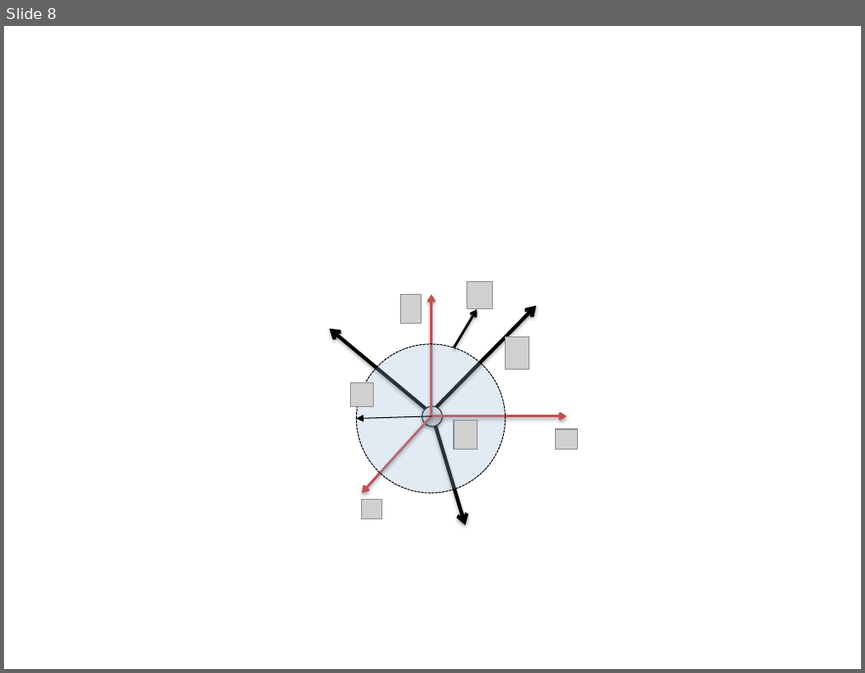
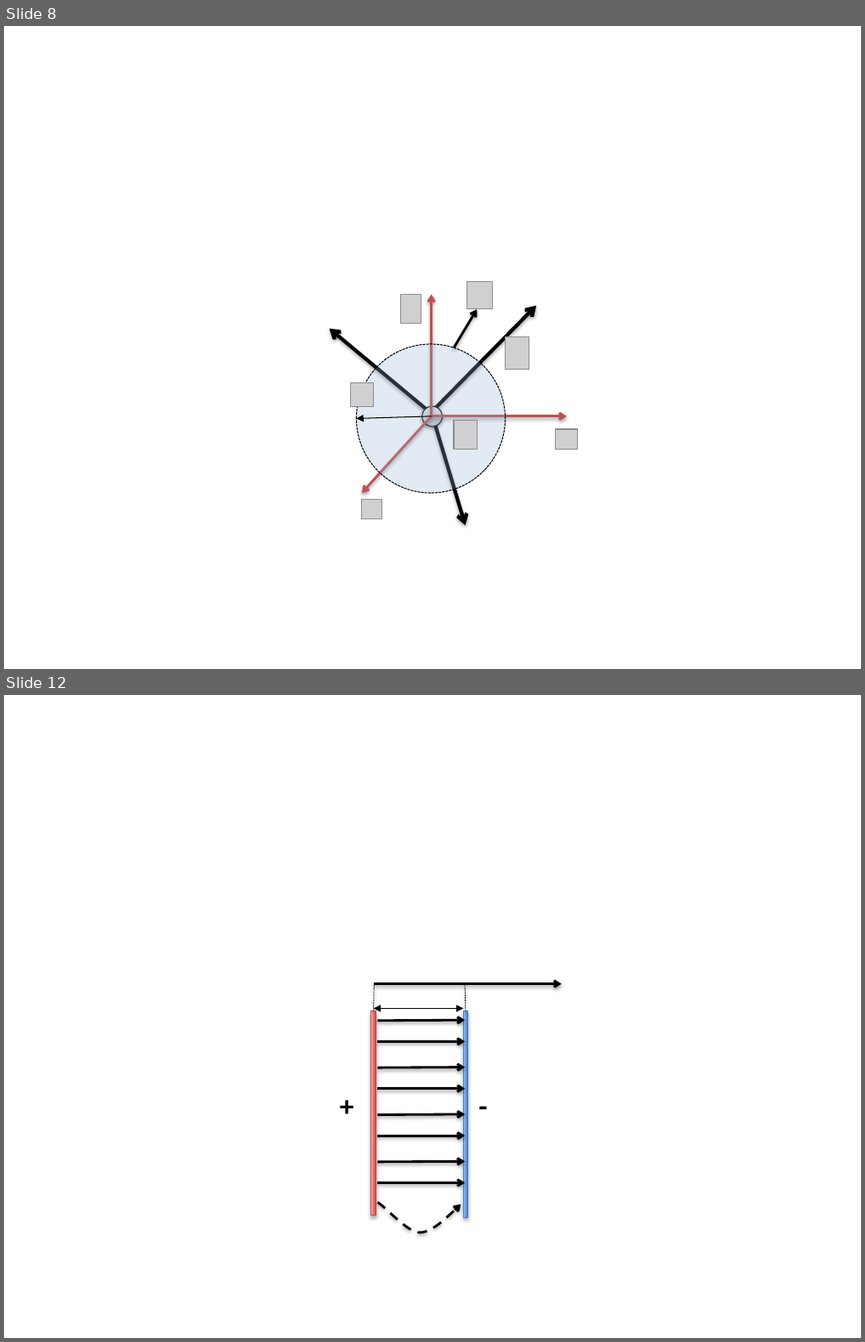
Before and after one commit to cdohl/physik2, a slide deck: figures/Presentation1.pptx. Shown one above the other, each under a label of ours: slide 8 before the commit, slides 8 and 12 after it; the slides between them are not shown. The pictures are 865x673 and 865x1342 pixels, drawn with LibreOffice and Linux fonts; fonts in the diff are those of the drawing; grey boxes stand for pictures; background and template pictures are left out. Boxes give left, top, right and bottom in pixels: in the first picture for what was removed or moved away, otherwise in the second. Text is boxed around its words. In the diff, an @@ line names an element or a change of style, - is before the commit and + after.

```diff
--- a/figures/Presentation1.pptx
+++ b/figures/Presentation1.pptx
@@ slide 12 added at <box>4,695,861,1338</box>, background #FFFFFF @@
@@ line added from (373, 1011) to (374, 984), #000000 0.5 pt dashed @@
@@ arrow added from (373, 984) to (561, 984), #000000 2 pt @@
@@ line added from (466, 1011) to (465, 984), #000000 0.5 pt dashed @@
@@ rectangle added at <box>370,1011,375,1215</box>, fill gradient #D1403C to #FFA6A5, outline #BF4C48 0.75 pt @@
@@ double arrow added from (373, 1009) to (463, 1009), #000000 0.75 pt @@
@@ arrow added from (377, 1021) to (465, 1020), #000000 2 pt @@
@@ rectangle added at <box>463,1010,467,1217</box>, fill gradient #3F80CE to #A4C4FF, outline #4B7EBC 0.75 pt @@
@@ arrow added from (377, 1041) to (465, 1041), #000000 2 pt @@
@@ arrow added from (377, 1067) to (465, 1066), #000000 2 pt @@
@@ text added at <box>331,1084,363,1127</box>, 24 pt, text #000000, bold @@
++
@@ arrow added from (377, 1089) to (465, 1089), #000000 2 pt @@
@@ text added at <box>470,1084,496,1127</box>, 24 pt, text #000000, bold @@
+-
@@ arrow added from (377, 1115) to (465, 1114), #000000 2 pt @@
@@ arrow added from (377, 1135) to (465, 1135), #000000 2 pt @@
@@ arrow added from (377, 1162) to (465, 1161), #000000 2 pt @@
@@ arrow added from (377, 1183) to (465, 1183), #000000 2 pt @@
@@ freeform shape added at <box>377,1202,460,1232</box>, outline #000000 2 pt dashed @@
```
Also in this commit, not shown: 3 other slides added.
